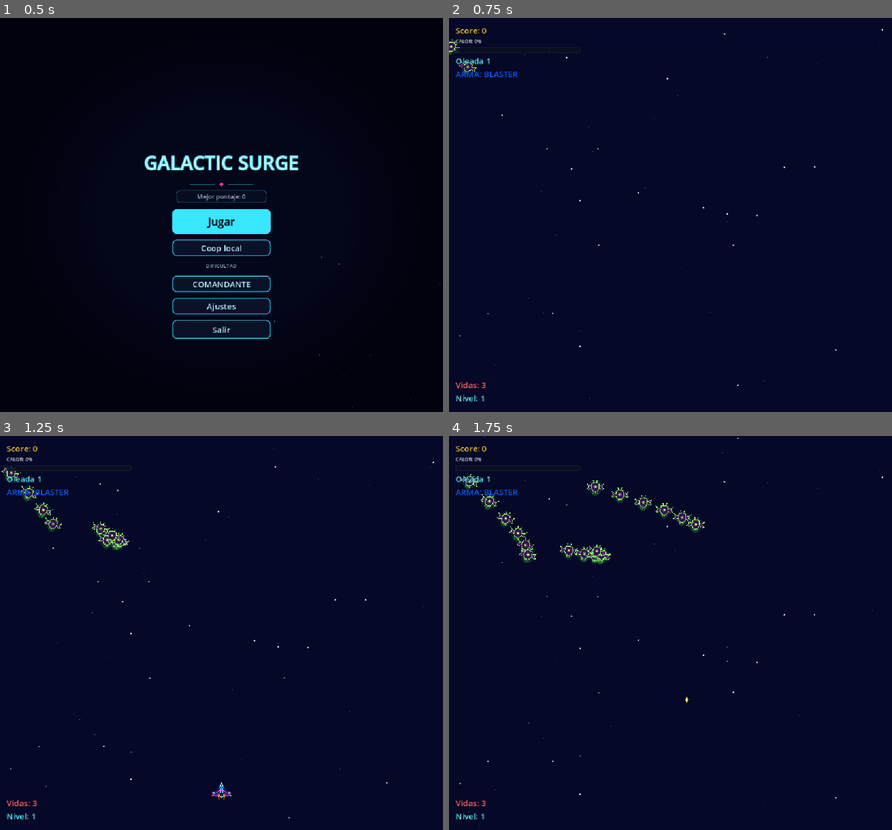
Above: before the commit, frames 1-4 (two rows, left to right).
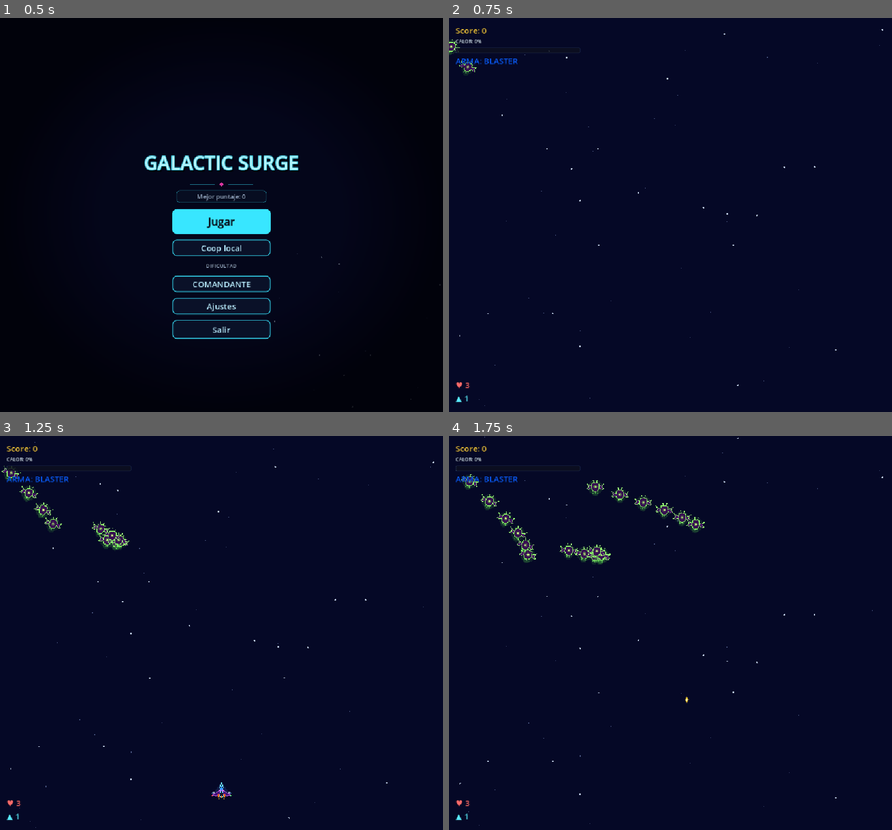
Above: after the commit, the same moments.

Repository: Frank-0511/galactic-surge
Game: Godot game, scene res://scenes/main/main.tscn
The game is run twice, just before and just after one commit, with the same random seed, the same clock (stepped at 60 frames per second) and the same inputs.
Inputs (mouse positions are in pixels of both pictures, inside the frame that each line leads up to):
- Up to frame 1 (0.5 s): no input
- Up to frame 2 (0.75 s): click "Jugar" at 0.5 s
- Up to frame 3 (1.25 s): no input
- Up to frame 4 (1.75 s): tap Enter at 1.25 s; move the mouse to (767, 613) at 1.27 s; hold Right (move_right) from 1.28 s (still down); tap Space (shoot) at 1.35 s; click (767, 613) at 1.42 s

Frame 1 is identical in both runs. In frame 2, 0.4% of the frame differs, in the area x 1-16%, y 10-98%; in frame 3, 0.4%; in frame 4, 0.4%.

Commit message:
feat(etapa-20): iconos para vidas y arma en el HUD; la oleada sale del HUD (la muestra el anuncio)

Diff:
--- a/scenes/ui/hud.gd
+++ b/scenes/ui/hud.gd
@@ -169,7 +169,7 @@
 			panel.add_child(_weapon_level_label)
 		else:
 			return
-	_weapon_level_label.text = "Nivel: %d" % _current_weapon_level
+	_weapon_level_label.text = "▲ %d" % _current_weapon_level
 
 
 ## Weapon level of J2, shown in the bottom-right corner (spec S7, Etapa 20).
@@ -185,7 +185,7 @@
 		_weapon_level_p2_label.add_theme_font_size_override("font_size", 20)
 		_weapon_level_p2_label.add_theme_color_override("font_color", Color(0.35, 0.92, 1.0, 1.0))
 		_ensure_p2_bottom_panel().add_child(_weapon_level_p2_label)
-	_weapon_level_p2_label.text = "Nivel: %d" % clampi(level, 1, 15)
+	_weapon_level_p2_label.text = "▲ %d" % clampi(level, 1, 15)
 
 
 
@@ -256,7 +256,7 @@
 
 
 func set_lives(lives: int) -> void:
-	_lives_label.text = "Vidas: %d" % lives
+	_lives_label.text = "♥ %d" % lives
 	lives_changed.emit(lives)
 
 
@@ -378,7 +378,7 @@
 		_lives_p2_label.add_theme_font_size_override("font_size", 20)
 		_lives_p2_label.add_theme_color_override("font_color", Color(1.0, 0.42, 0.42, 1.0))
 		_ensure_p2_bottom_panel().add_child(_lives_p2_label)
-	_lives_p2_label.text = "Vidas: %d" % lives
+	_lives_p2_label.text = "♥ %d" % lives
 	_lives_p2_label.visible = true
 
 
@@ -450,6 +450,8 @@
 
 func set_wave(wave: int) -> void:
 	_wave_label.text = "Oleada %d" % wave
+	# The wave number is shown by the between-waves announcement, not in the HUD (Etapa 20).
+	_wave_label.visible = false
 	wave_changed.emit(wave)
 
 
--- a/tests/etapa_20_contract_test.gd
+++ b/tests/etapa_20_contract_test.gd
@@ -42,6 +42,7 @@
 	_check_missile_propagates_shooter()
 	_check_laser_declares_shooter()
 	_check_legacy_bullet_kill_attribution()
+	_check_hud_icons_and_wave_out()
 
 	if _failures == 0:
 		print("ETAPA 20 CONTRACT TESTS: ALL PASSED")
@@ -124,7 +125,7 @@
 	_expect(not hud.call("is_lives_p2_visible") if hud.has_method("is_lives_p2_visible") else false, "Contrato 5b: indicador de J2 oculto en singleplayer")
 	if hud.has_method("set_lives_p2"):
 		hud.call("set_lives_p2", 2)
-		_expect(hud.call("is_lives_p2_visible") == true and hud.call("get_lives_p2_text") == "Vidas: 2", "Contrato 5c: J2 muestra \"Vidas: 2\" como J1")
+		_expect(hud.call("is_lives_p2_visible") == true and hud.call("get_lives_p2_text") == "♥ 2", "Contrato 5c: J2 muestra \"♥ 2\" como J1")
 	hud.queue_free()
 
 
@@ -418,8 +419,8 @@
 	var bottom_p2: Control = hud.get_node_or_null("P2BottomPanel") as Control
 	var level_p1: Label = hud.get("_weapon_level_label") as Label
 	var level_p2: Label = hud.get("_weapon_level_p2_label") as Label
-	_expect(level_p1 != null and bottom_p1 != null and level_p1.get_parent() == bottom_p1 and level_p1.text == "Nivel: 3", "Contrato 20a: nivel del arma de J1 abajo a la izquierda (\"Nivel: 3\")")
-	_expect(level_p2 != null and bottom_p2 != null and level_p2.get_parent() == bottom_p2 and level_p2.text == "Nivel: 2", "Contrato 20b: nivel del arma de J2 abajo a la derecha (\"Nivel: 2\")")
+	_expect(level_p1 != null and bottom_p1 != null and level_p1.get_parent() == bottom_p1 and level_p1.text == "▲ 3", "Contrato 20a: nivel del arma de J1 abajo a la izquierda (\"▲ 3\")")
+	_expect(level_p2 != null and bottom_p2 != null and level_p2.get_parent() == bottom_p2 and level_p2.text == "▲ 2", "Contrato 20b: nivel del arma de J2 abajo a la derecha (\"▲ 2\")")
 	hud.queue_free()
 
 
@@ -567,6 +568,25 @@
 
 
 # ---------------------------------------------------------------------------
+# 28. HUD: iconos para vidas y arma, y la oleada sale del HUD (la muestra el anuncio)
+# ---------------------------------------------------------------------------
+func _check_hud_icons_and_wave_out() -> void:
+	var hud: Node = (load("res://scenes/ui/hud.tscn") as PackedScene).instantiate()
+	get_root().add_child(hud)
+	hud.call("set_lives", 3)
+	_expect(hud.get("_lives_label").text == "♥ 3", "Contrato 28a: vidas de J1 con icono \"♥ 3\"")
+	hud.call("set_lives_p2", 2)
+	_expect(hud.call("get_lives_p2_text") == "♥ 2", "Contrato 28b: vidas de J2 con icono \"♥ 2\"")
+	hud.call("set_weapon_level", 3, 0)
+	_expect(hud.get("_weapon_level_label").text == "▲ 3", "Contrato 28c: nivel del arma de J1 con icono \"▲ 3\"")
+	hud.call("set_weapon_level_p2", 2)
+	_expect(hud.get("_weapon_level_p2_label").text == "▲ 2", "Contrato 28d: nivel del arma de J2 con icono \"▲ 2\"")
+	hud.call("set_wave", 4)
+	_expect(not hud.get("_wave_label").visible, "Contrato 28e: la oleada no se muestra en el HUD (la muestra el anuncio)")
+	hud.queue_free()
+
+
+# ---------------------------------------------------------------------------
 # 2. J2 uses its own action names
 # ---------------------------------------------------------------------------
 func _check_player_two_uses_own_actions() -> void:
